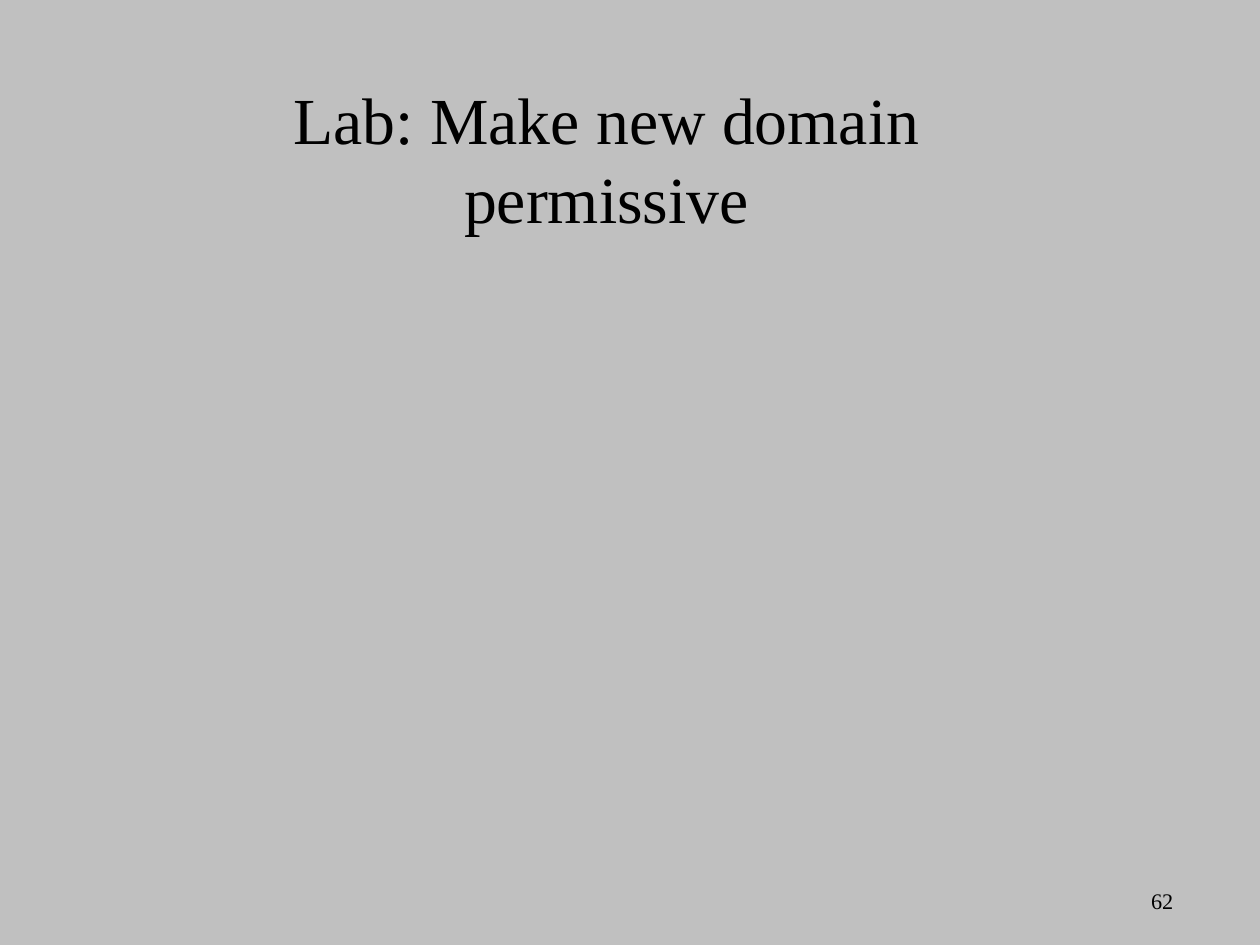
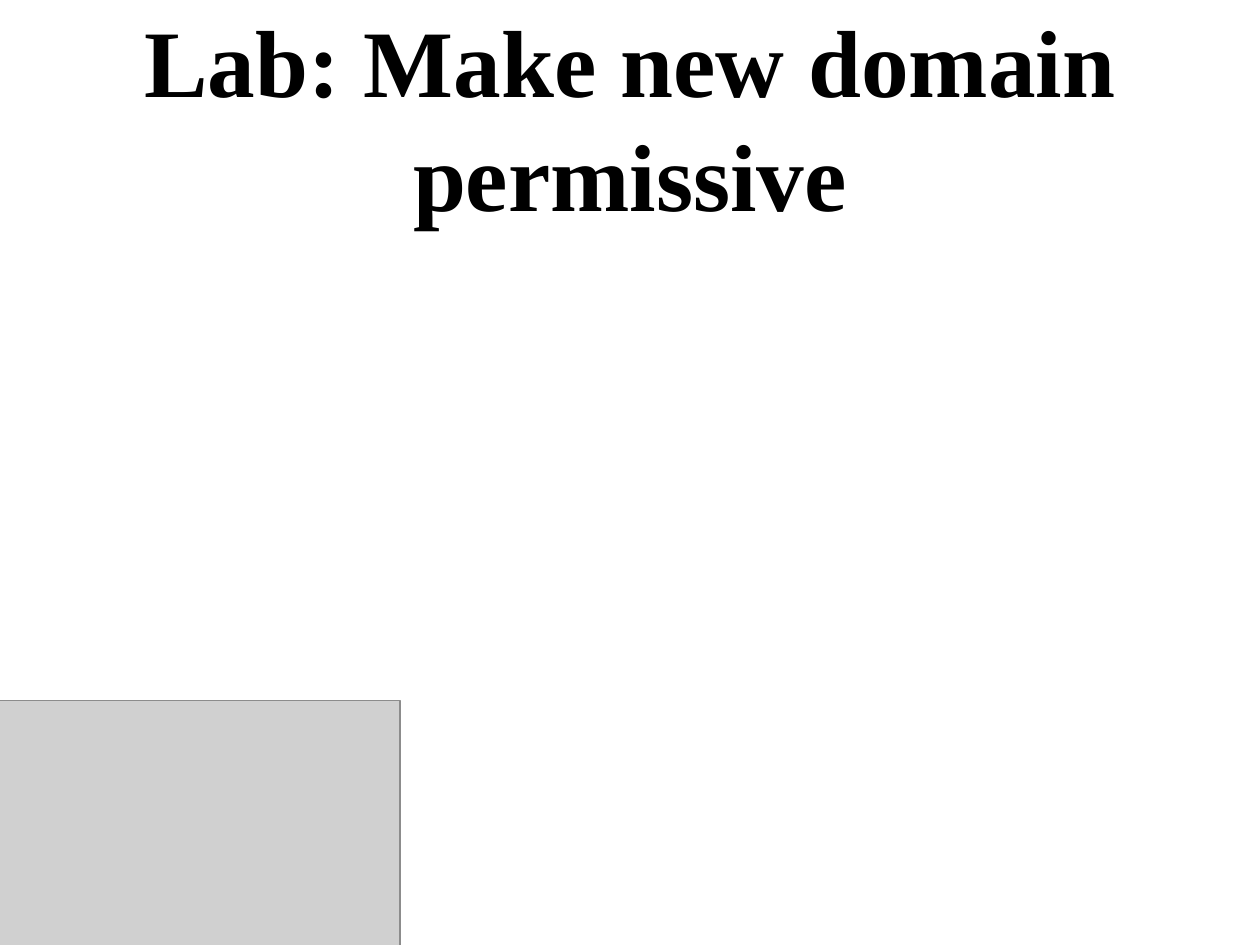
Before and after one commit to dpquigl/demystifying-selinux-part2, a slide deck: slide 62 of demystifying_selinux_part2_OSCON_19JUL2014.odp. Drawn at 1260x945 pixels with LibreOffice and Linux fonts; fonts in the diff are those of the drawing; grey boxes stand for pictures. Boxes give left, top, right and bottom in pixels: in the first picture for what was removed or moved away, otherwise in the second. Text is boxed around its words. In the diff, an @@ line names an element or a change of style, - is before the commit and + after.

Commit message:
Reformatted some of the slides to be in the proper format

```diff
--- a/demystifying_selinux_part2_OSCON_19JUL2014.odp
+++ b/demystifying_selinux_part2_OSCON_19JUL2014.odp
@@ background #C0C0C0 to #FFFFFF @@
@@ title "Lab: Make new domain permissive": place and size @@
-title "Lab: Make new domain permissive" at [293,98,919,235]
+title "Lab: Make new domain permissive" at [144,31,1115,229]
@@ title "Lab: Make new domain permissive" at [144,31,1115,229]: size 41.4 to 60 pt, bold on @@
@@ picture added at [0,701,400,945] @@
@@ page number removed at [1151,894,1173,909] @@
-62
```
Also in this commit, not shown: 21 other slides changed.
